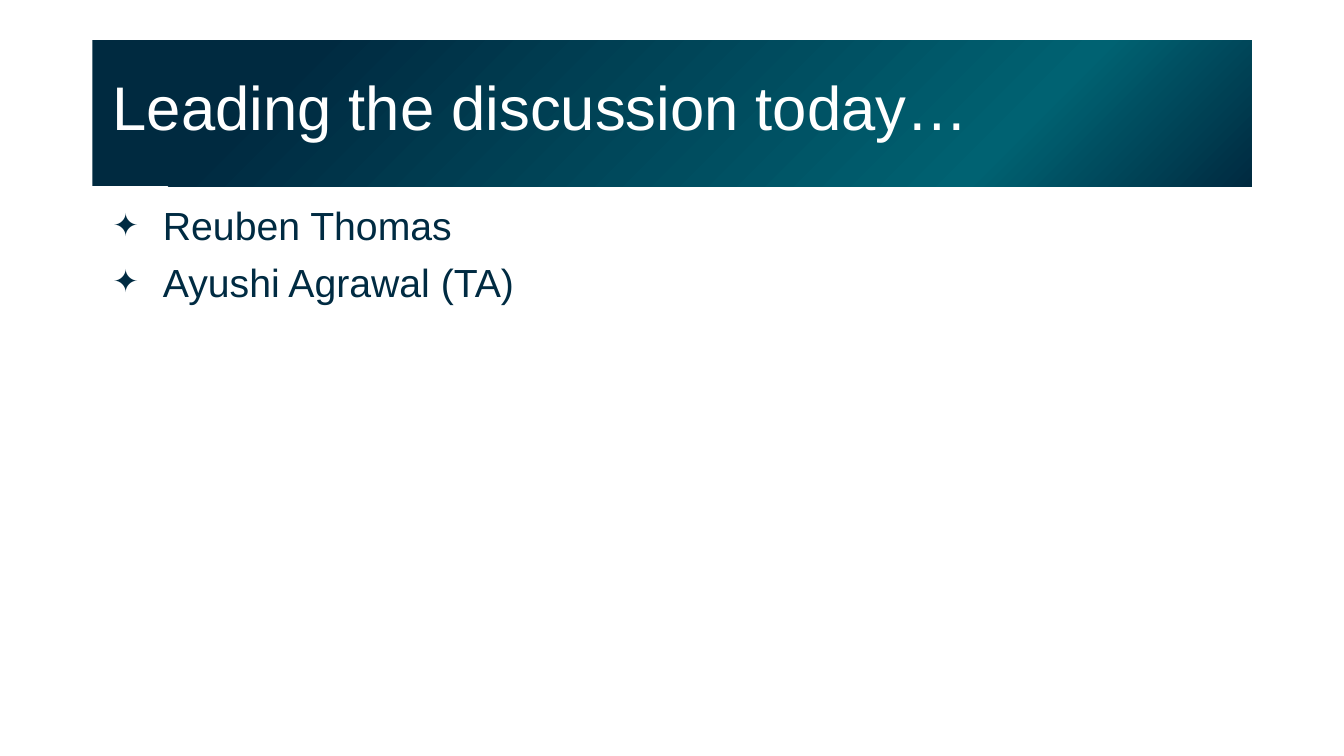
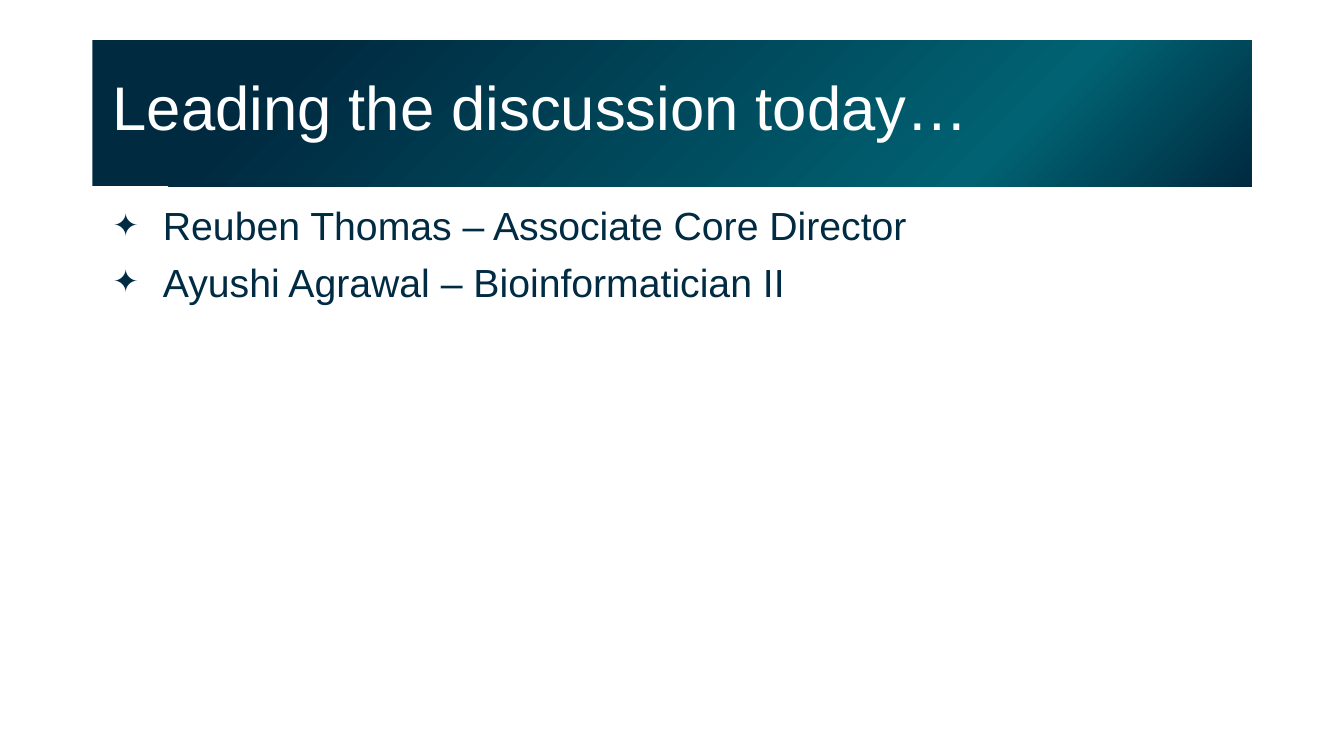
Before and after one commit to gladstone-institutes/Bioinformatics-Workshops, a slide deck: slide 2 of hypothesis-testing/HypothesisTesting.pptx. Drawn at 1344x756 pixels with LibreOffice and Linux fonts; fonts in the diff are those of the drawing. Boxes give left, top, right and bottom in pixels: in the first picture for what was removed or moved away, otherwise in the second. Text is boxed around its words. In the diff, an @@ line names an element or a change of style, - is before the commit and + after.

Commit message:
small changes

```diff
--- a/hypothesis-testing/HypothesisTesting.pptx
+++ b/hypothesis-testing/HypothesisTesting.pptx
@@ text at <box>163,211,906,305</box>: text changed @@
-✦ Reuben Thomas
-✦ Ayushi Agrawal (TA)
+✦ Reuben Thomas – Associate Core Director
+✦ Ayushi Agrawal – Bioinformatician II
```
Also in this commit, not shown: 2 other slides changed.
